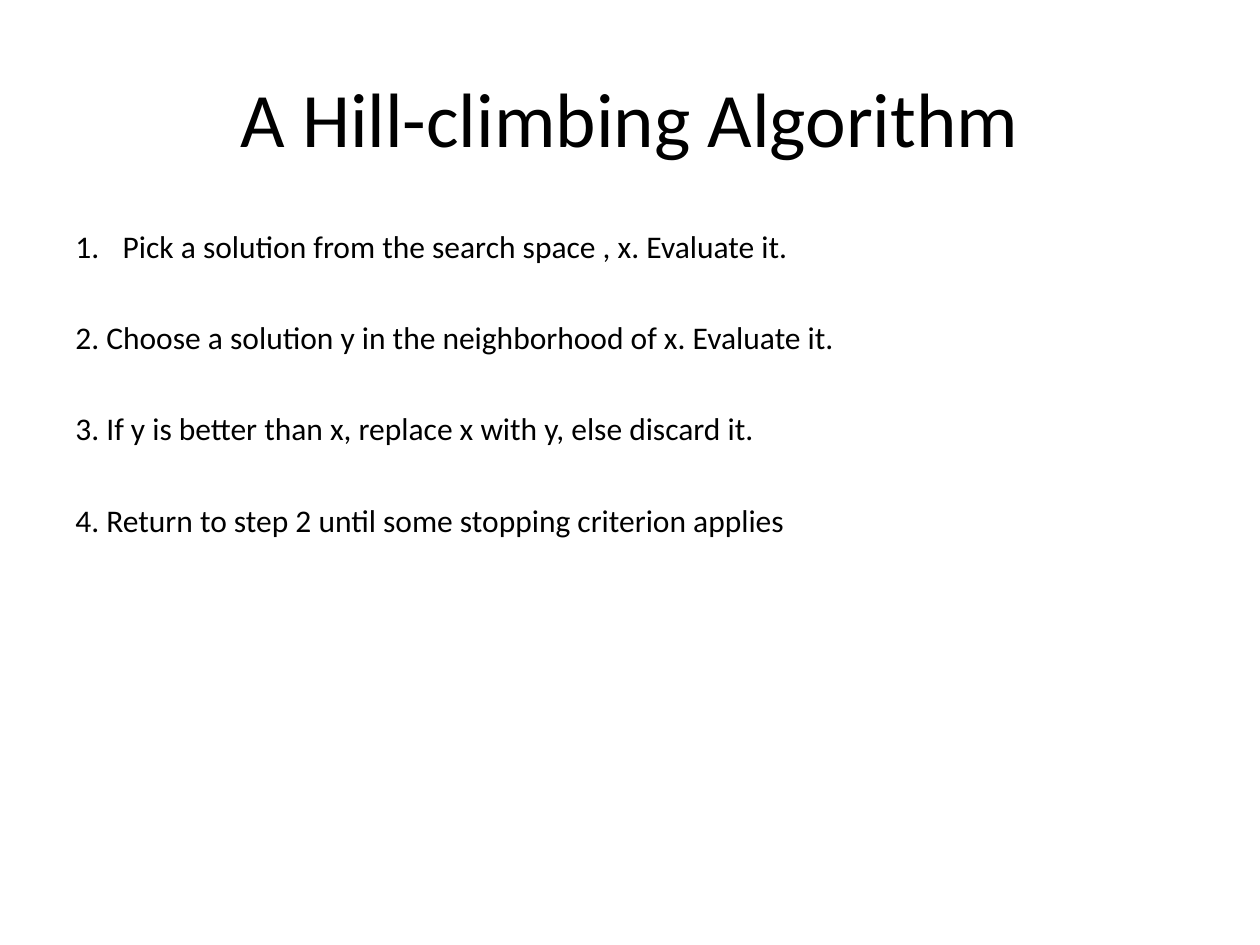
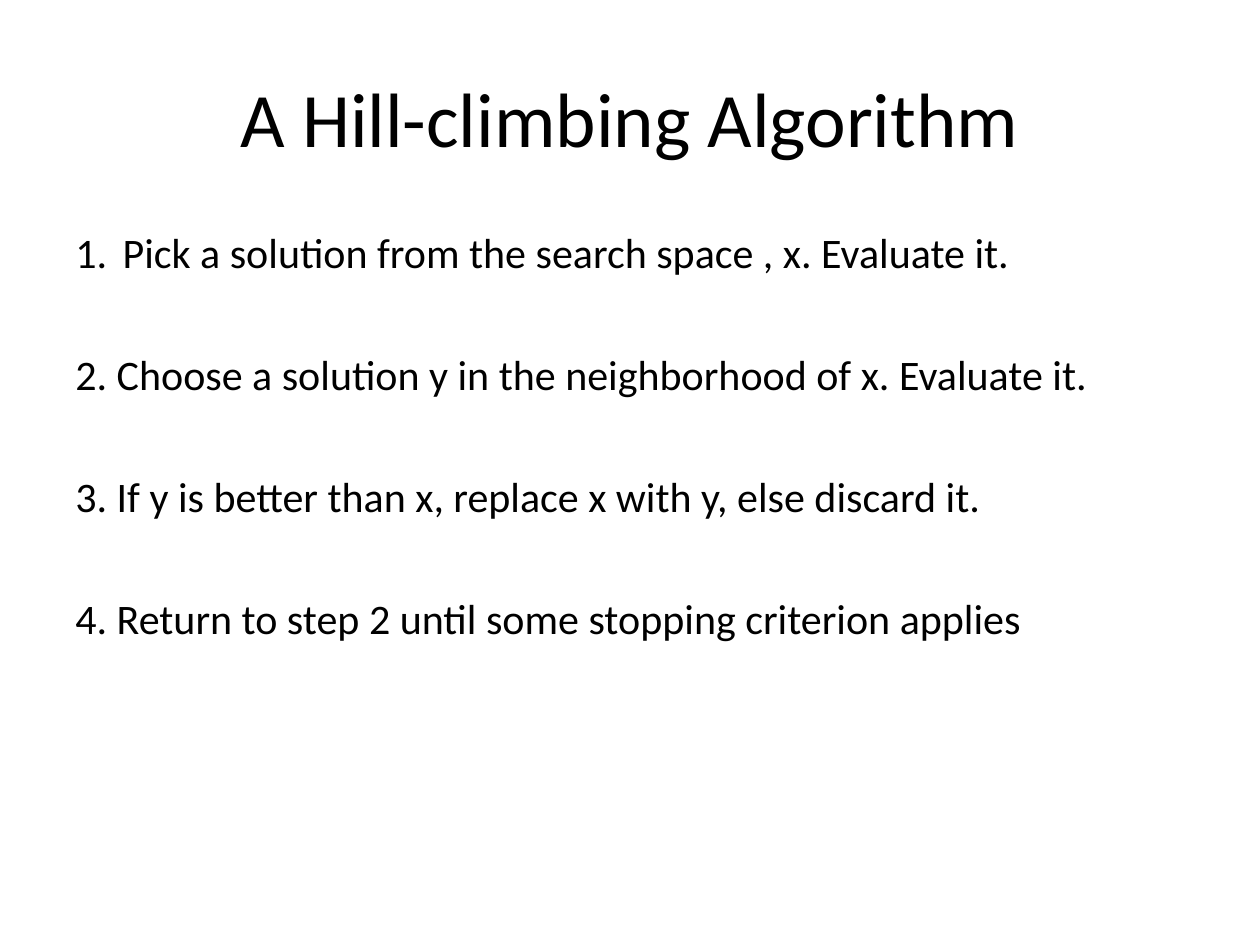
Before and after one commit to jackfrost13/HITK-SEM06, a slide deck: slide 8 of ARTIFICIAL INTELLIGENCE [CSEN3281]/Local Search.ppt (slide 7 before the commit). Drawn at 1260x945 pixels with LibreOffice and Linux fonts; fonts in the diff are those of the drawing. Boxes give left, top, right and bottom in pixels: in the first picture for what was removed or moved away, otherwise in the second. Text is boxed around its words. In the diff, an @@ line names an element or a change of style, - is before the commit and + after.

```diff
--- a/ARTIFICIAL INTELLIGENCE [CSEN3281]/Local Search.ppt
+++ b/ARTIFICIAL INTELLIGENCE [CSEN3281]/Local Search.ppt
@@ text "Pick a solution from the ..." at (75,238,1086,642): size 18 to 24 pt; more space between paragraphs @@
```
Also in this commit, not shown: 8 other slides changed, 4 slides added, 4 other files.
